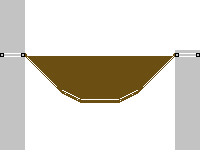
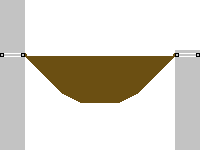
The second 200px x 150px image is a revision of the first. Changes to its layers:
hid "Layer 2", painted on it over [27, 56, 174, 101]
